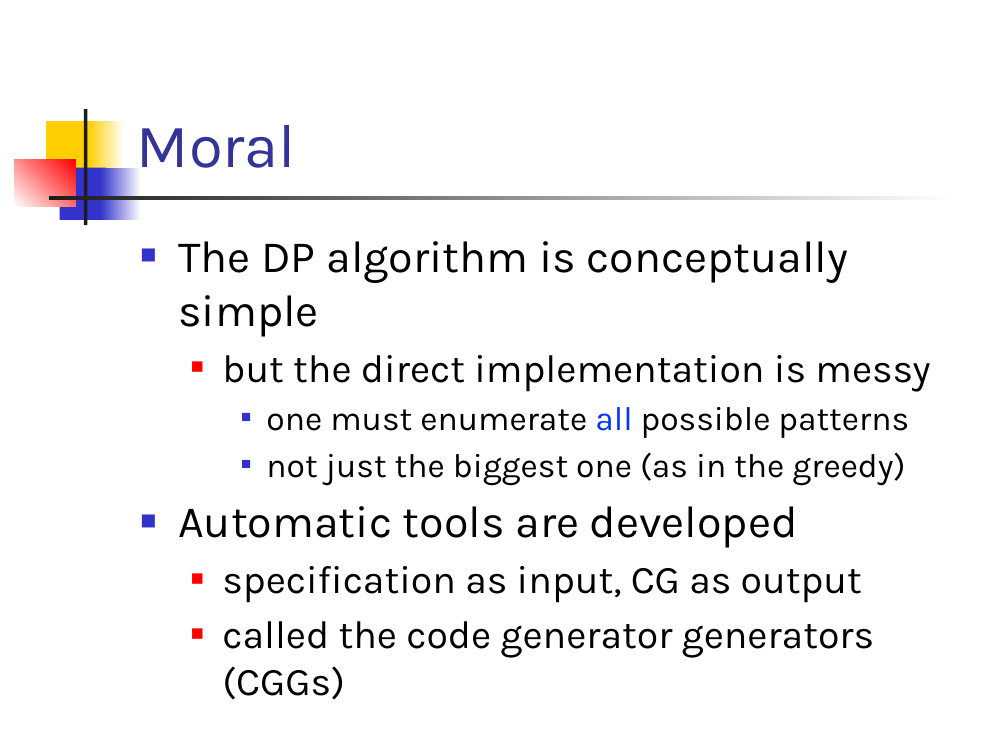
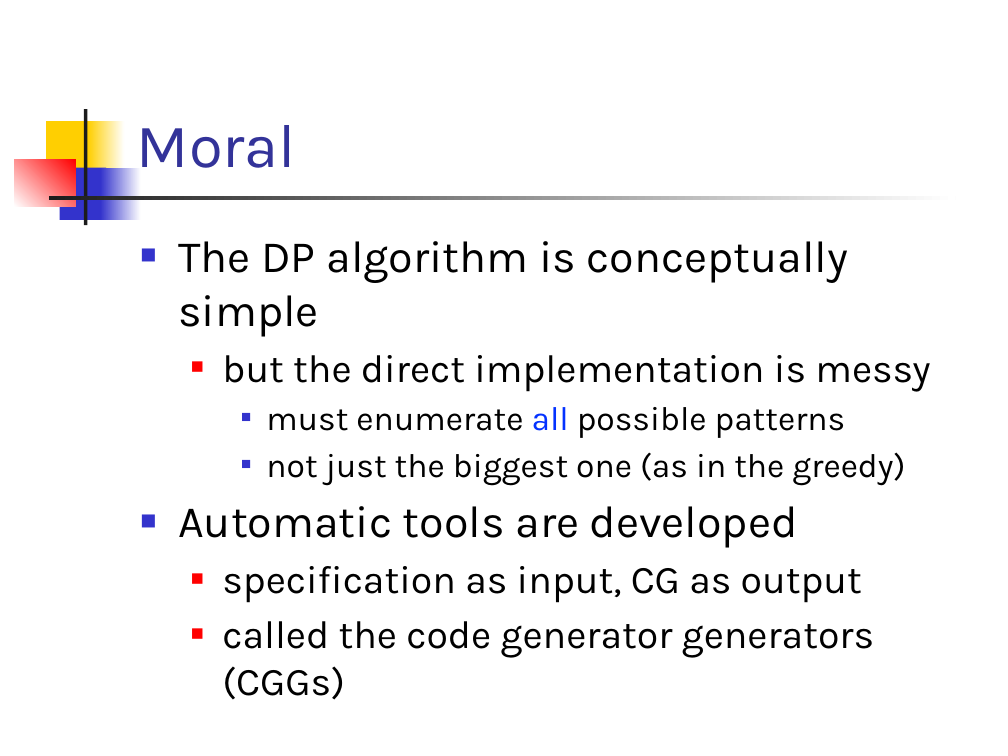
Before and after one commit to csslab-ustc/csslab-ustc.github.io, a slide deck: slide 25 of courses/compiler/slides/lec15-instr-select-tree.pptx. Drawn at 1008x756 pixels with LibreOffice and Linux fonts; fonts in the diff are those of the drawing. Boxes give left, top, right and bottom in pixels: in the first picture for what was removed or moved away, otherwise in the second. Text is boxed around its words. In the diff, an @@ line names an element or a change of style, - is before the commit and + after.

```diff
--- a/courses/compiler/slides/lec15-instr-select-tree.pptx
+++ b/courses/compiler/slides/lec15-instr-select-tree.pptx
@@ text at (266, 407, 846, 438): text changed @@
-    ■ one must enumerate all possible patterns
+    ■ must enumerate all possible patterns
```
Also in this commit, not shown: 4 other slides changed.
